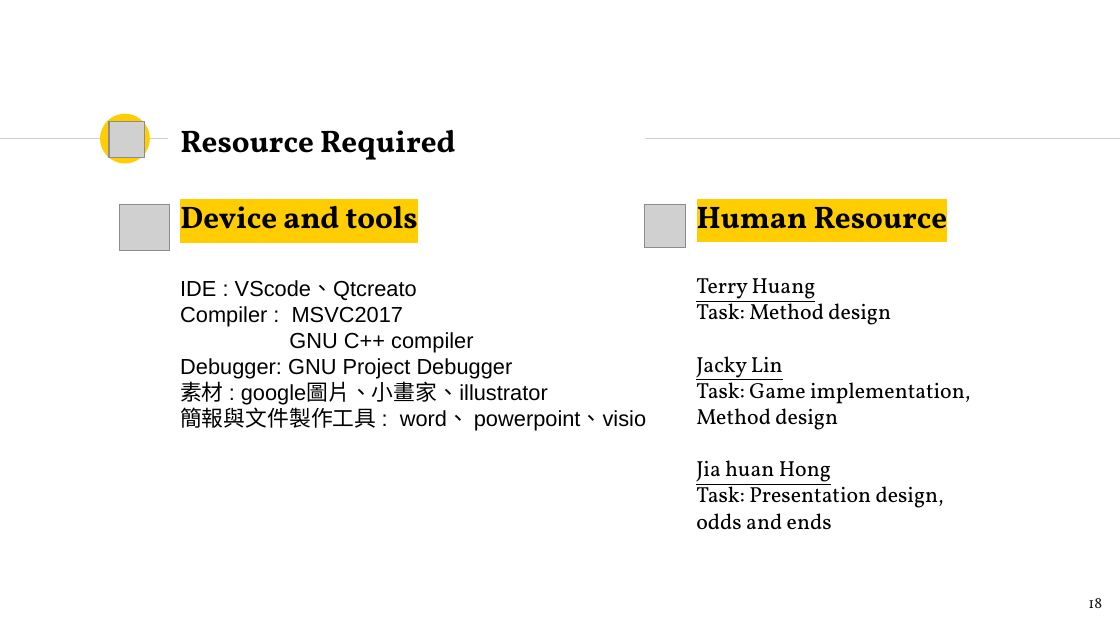
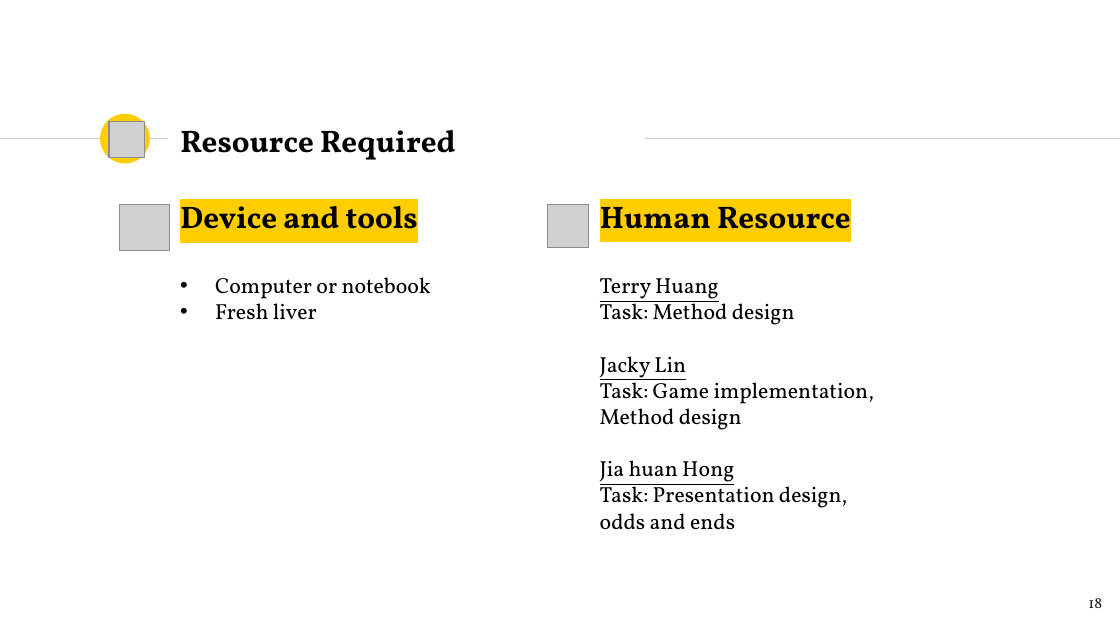
Before and after one commit to Banana-Huang/AI_Course_Team1_2018, a slide deck: slide 18 of Project/Team_1_project_proposal.pptx. Drawn at 1120x630 pixels with LibreOffice and Linux fonts; fonts in the diff are those of the drawing; grey boxes stand for pictures. Boxes give left, top, right and bottom in pixels: in the first picture for what was removed or moved away, otherwise in the second. Text is boxed around its words. In the diff, an @@ line names an element or a change of style, - is before the commit and + after.

```diff
--- a/Project/Team_1_project_proposal.pptx
+++ b/Project/Team_1_project_proposal.pptx
@@ 2 texts, 1 picture: place and size @@
-2 texts, 1 picture at bbox=[644, 199, 970, 530]
+2 texts, 1 picture at bbox=[548, 205, 874, 530]
@@ text at bbox=[215, 277, 431, 320]: text changed; font Arial to Vollkorn @@
-IDE : VScode、Qtcreato
-Compiler : MSVC2017
-GNU C++ compiler
-Debugger: GNU Project Debugger
-素材 : google圖片、小畫家、illustrator
-簡報與文件製作工具 : word、 powerpoint、visio
+• Computer or notebook
+• Fresh liver
```
Also in this commit, not shown: 1 other slide changed, 6 other files.
